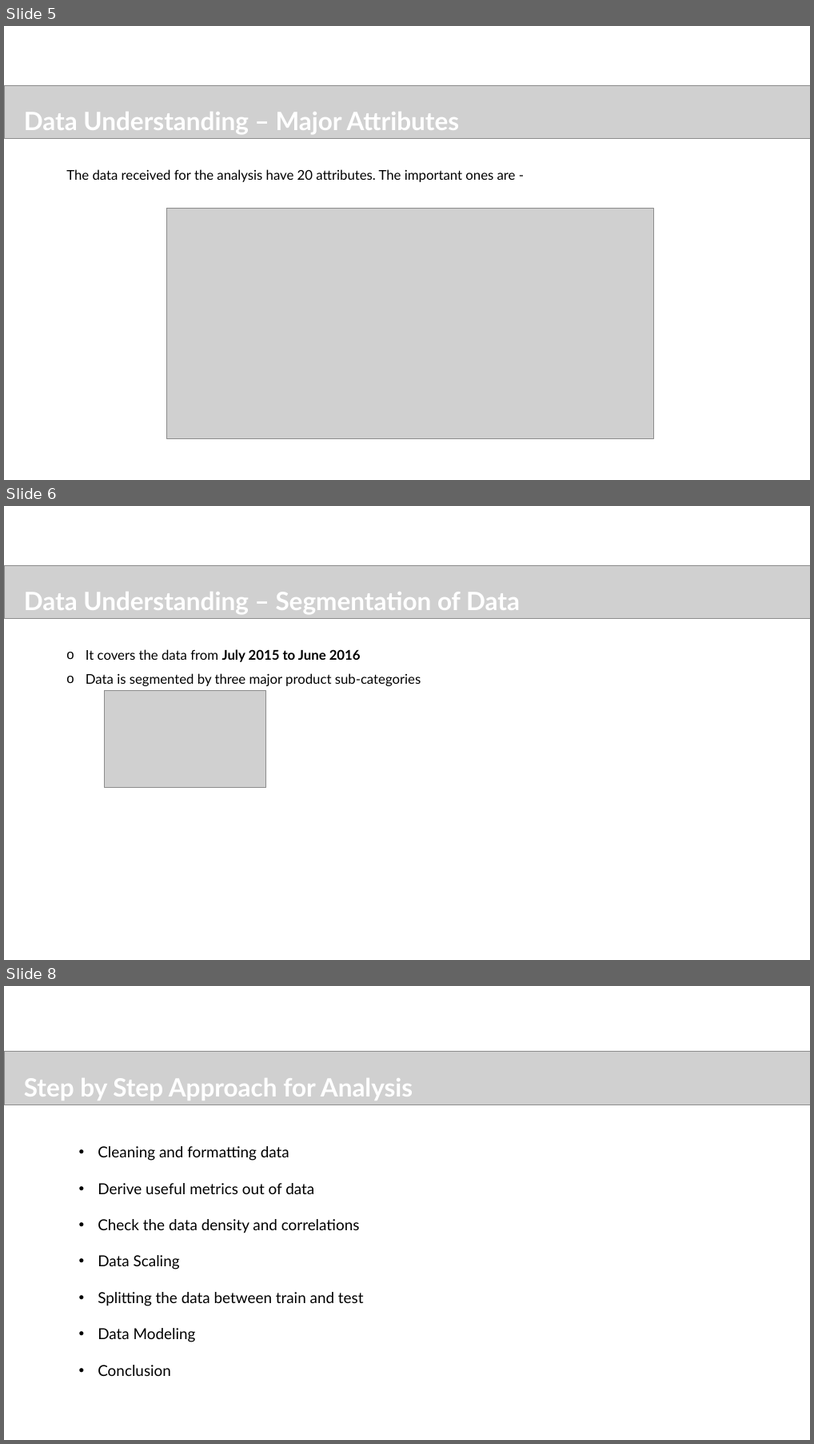
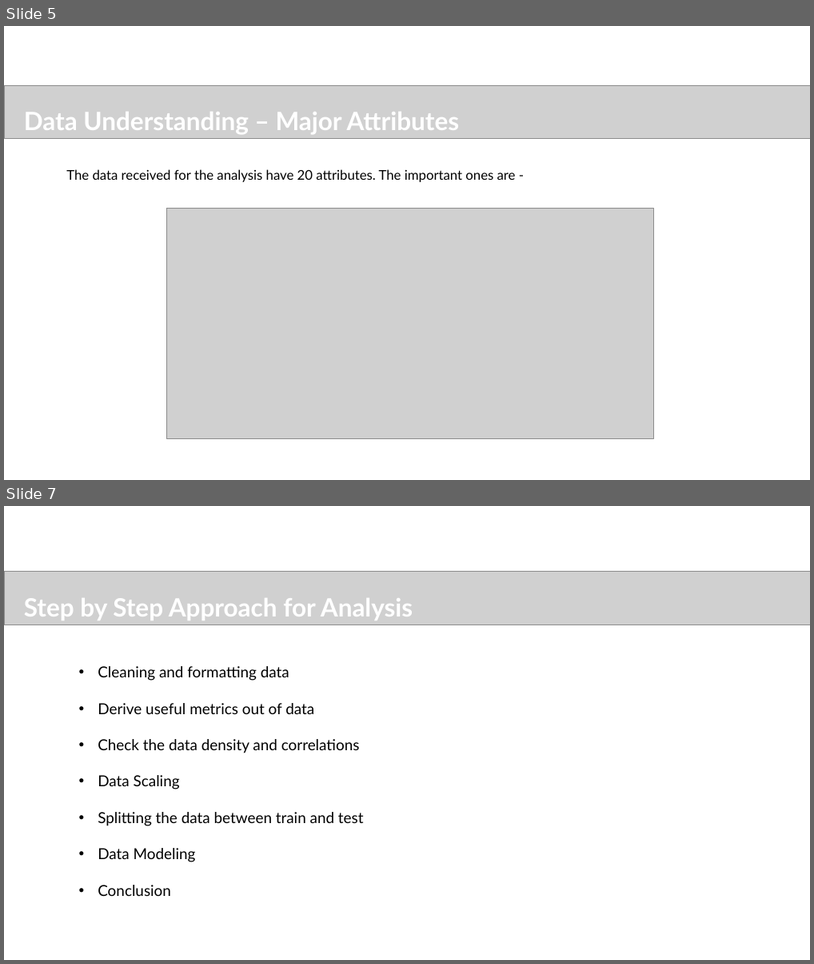
Before and after one commit to sureshballa/data-science-projects, a slide deck: Capstone Project/Ecommerce_Capstone_Project.pptx. Shown one above the other, each under a label of ours: slides 5, 6 and 8 before the commit, slides 5 and 7 after it; the slides between them are not shown. The pictures are 814x1444 and 814x964 pixels, drawn with LibreOffice and Linux fonts; fonts in the diff are those of the drawing; grey boxes stand for pictures; background and template pictures are left out. Boxes give left, top, right and bottom in pixels: in the first picture for what was removed or moved away, otherwise in the second. Text is boxed around its words. In the diff, an @@ line names an element or a change of style, - is before the commit and + after.

```diff
--- a/Capstone Project/Ecommerce_Capstone_Project.pptx
+++ b/Capstone Project/Ecommerce_Capstone_Project.pptx
@@ slide 6 removed at (4, 506, 810, 960), background #FFFFFF @@
@@ picture removed at (4, 565, 810, 619) @@
@@ text removed at (24, 592, 520, 614) @@
-Data Understanding – Segmentation of Data
@@ text removed at (86, 649, 421, 686) @@
-  o It covers the data from July 2015 to June 2016
-  o Data is segmented by three major product sub-categories
@@ picture removed at (105, 690, 266, 787) @@
@@ what was slide 8 is now slide 7 @@
```
Also in this commit, not shown: 10 slides changed, 6 slides added, 1 other slide removed.
